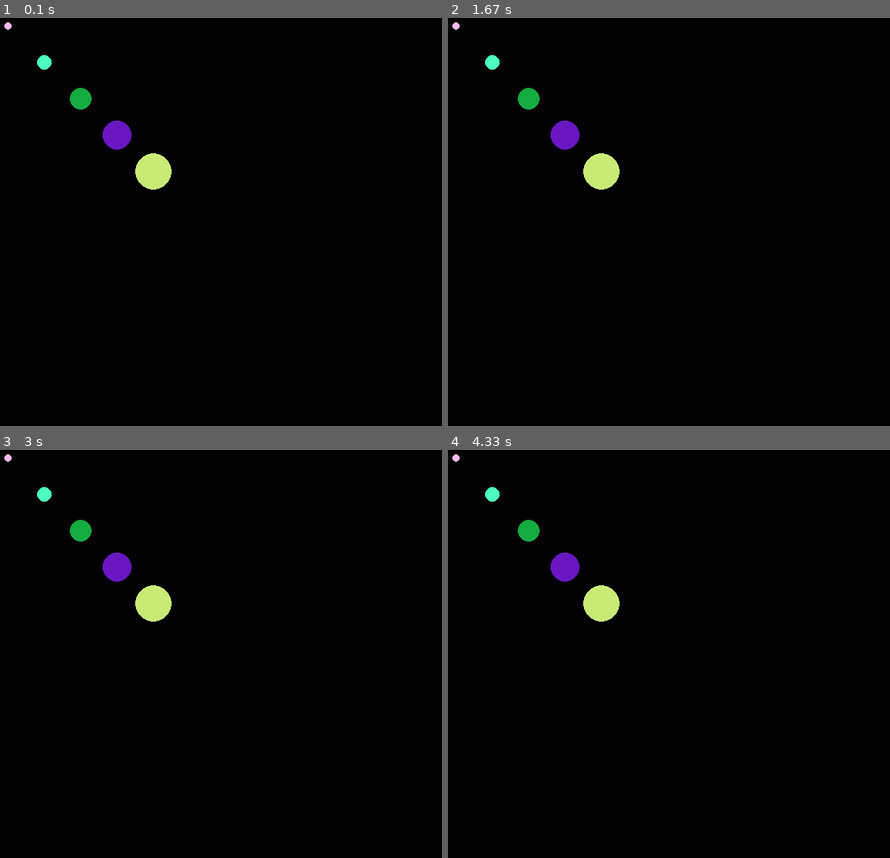
Above: before the commit, frames 1-4 (two rows, left to right).
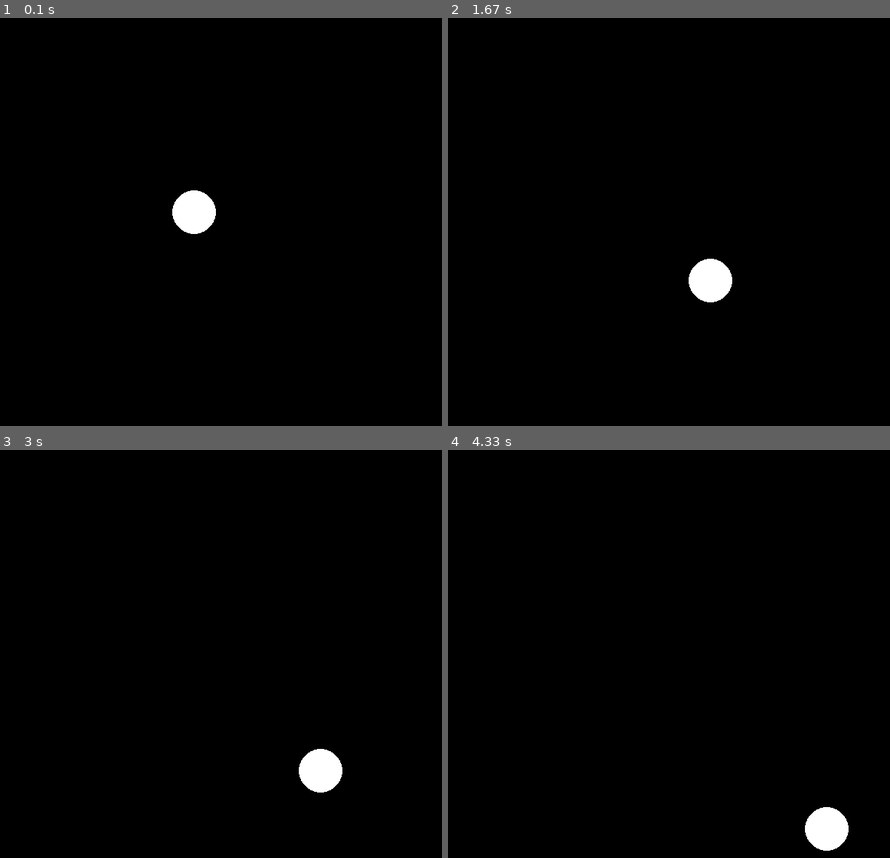
Above: after the commit, the same moments.

Repository: Chr0nometr9/pygametbs
Game: pygame game, started from lessons/less1_draw.py
The game is run twice, just before and just after one commit, with the same random seed, the same clock (stepped at 60 frames per second) and the same inputs.
Inputs:
- Up to frame 1 (0.1 s): no input
- Up to frame 2 (1.67 s): no input
- Up to frame 3 (3 s): no input
- Up to frame 4 (4.33 s): no input

The runs differ from the first frame. In frame 1, 2.1% of the frame differs, in the area x 0-49%, y 1-53%; in frame 2, 2.1%; in frame 3, 2.1%; in frame 4, 2.1%.

Commit message:
Moving circle was added

Diff:
--- a/lessons/less1_draw.py
+++ b/lessons/less1_draw.py
@@ -1,6 +1,8 @@
 import pygame
 import sys
 from random import randint
+
+import pygame.draw
 
 # Ініціалізація
 pygame.init()
@@ -9,10 +11,15 @@
 screen = pygame.display.set_mode((screen_width, screen_height))
 pygame.display.set_caption("PyGame TBS v0.1")
 
-for i in range(1, 6):
+FPS = 60
+
+'''for i in range(1, 6):
     color = randint(0,255), randint(0,255), randint(0,255)
     circ = pygame.draw.circle(screen, color, (i*50, i*50), i*5) # намалювати коло
-    print(circ.center)
+    print(circ.center)'''
+
+clock = pygame.time.Clock() # створюємо об'єкт для взаємодії з часом
+circle_x, circle_y = 300, 300
 
 #Основний цикл програми
 runnig = True
@@ -21,7 +28,16 @@
         if event.type == pygame.QUIT:
             runnig = False
 
+
+    screen.fill((0, 0, 0))
+
+    circle_x += 1
+    circle_y += 1
+
+    pygame.draw.circle(screen, (255, 255, 255), (circle_x, circle_y), 30)
+
     pygame.display.flip() # Малюємо наступний кадр
+    clock.tick(FPS)
 
 
 #Завершення програми
